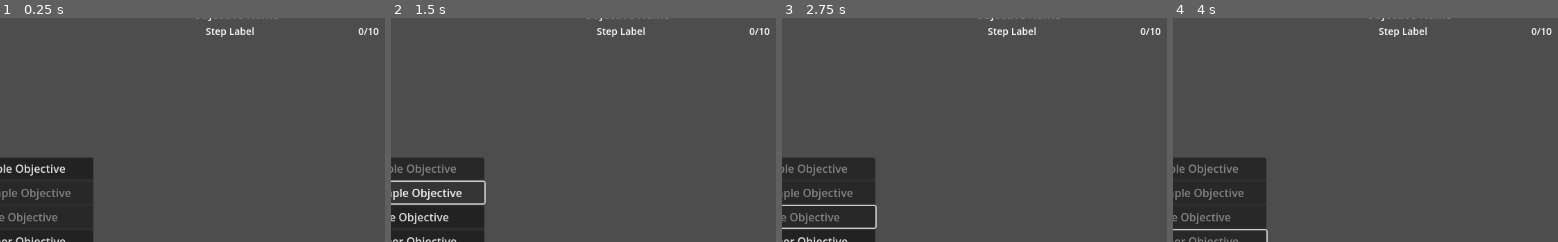
Above: before the commit, frames 1-4 (left to right).
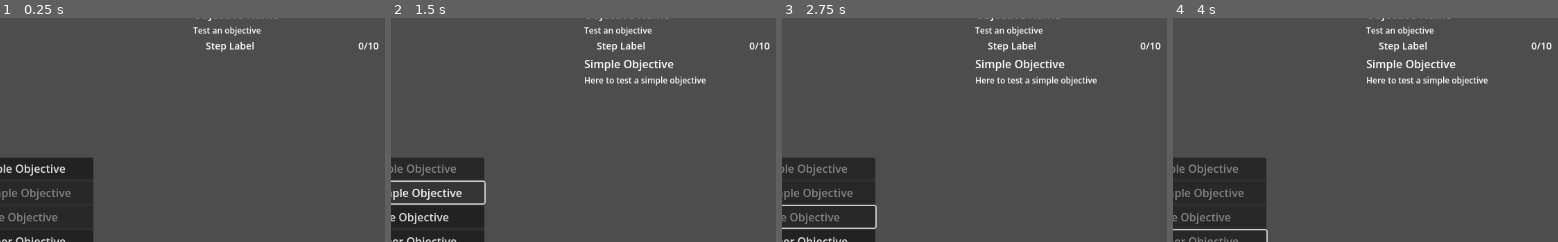
Above: after the commit, the same moments.

Repository: hamgoblin45/Fascism-Sim
Game: Godot game, scene res://Interface/objective_control.tscn
The game is run twice, just before and just after one commit, with the same random seed, the same clock (stepped at 60 frames per second) and the same inputs.
Inputs:
- Up to frame 1 (0.25 s): no input
- Up to frame 2 (1.5 s): click "Assign Simple Objective" at 0.5 s; click "Advance Simple Objective" at 1.25 s
- Up to frame 3 (2.75 s): click "Fail Simple Objective" at 2 s
- Up to frame 4 (4 s): click "Assign Gather Objective" at 2.75 s; tap Enter at 3.5 s
The pictures show only the part of the screen within x 50-100%, y 25-75%; the shares and areas given below are measured in that part.

The runs differ from the first frame. In frame 1, 0.8% of the frame differs, in the area x 50-99%, y 3-16%; in frame 2, 1.9%, in the area x 50-99%, y 3-31%; in frame 3, 1.9%; in frame 4, 1.9%.

Commit message:
More objectives set up and connections

Diff:
--- a/objectives/Data/Objectives/ObjectiveData.gd
+++ b/objectives/Data/Objectives/ObjectiveData.gd
@@ -7,5 +7,32 @@
 
 @export var step_datas: Array[ObjectiveStepData]
 
+var current_step: ObjectiveStepData
+
 var complete: bool = false
 var failed: bool = false
+
+@export var follow_up_objective: ObjectiveData
+
+
+func set_data():
+	current_step = step_datas[0] # Assign first step
+	EventBus.objective_assigned.emit(self)
+
+func advance_objective():
+	if !current_step:
+		current_step = step_datas[0]
+		return
+
+	var next_step_index: int = 0
+	for step in step_datas:
+		if current_step.id == step.id:
+			next_step_index = step_datas.find(step) + 1
+			break
+
+	if next_step_index >= step_datas.size():
+		EventBus.complete_objective.emit(self)
+		return
+
+	current_step = step_datas[next_step_index]
+	EventBus.objective_advanced.emit(self)
--- /dev/null
+++ b/objectives/Data/Objectives/ObjectiveStepMultiChoiceData.gd
@@ -0,0 +1,5 @@
+extends Node
+class_name ObjectiveStepMultiChoiceData
+## For when an objective step requires going to a specific location
+
+@export var choices: Array[ObjectiveStepData] # The potential next steps that can be chosen in this step
--- a/objectives/Interface/objective_control.tscn
+++ b/objectives/Interface/objective_control.tscn
@@ -9,7 +9,7 @@
 
 [sub_resource type="StyleBoxEmpty" id="StyleBoxEmpty_mdw3h"]
 
-[node name="ObjectiveControl" type="Control"]
+[node name="ObjectiveControlUI" type="Control"]
 layout_mode = 3
 anchors_preset = 15
 anchor_right = 1.0
--- a/objectives/Interface/objective_manager.gd
+++ b/objectives/Interface/objective_manager.gd
@@ -4,6 +4,35 @@
 
 func _ready() -> void:
 	EventBus.assign_objective.connect(_assign_objective)
+	EventBus.advance_objective.connect(_advance_objective)
+	EventBus.complete_objective.connect(_complete_objective)
+	EventBus.remove_objective.connect(_remove_objective)
 
 func _assign_objective(objective: ObjectiveData):
 	print("Assign objective %s received by ObjectiveManager" % objective)
+	# Check if objective is already assigned, completed, or failed
+	for obj in GameState.objectives:
+		if obj.id == objective.id:
+			print("Objective already exists in GameState")
+			return
+
+	objective.set_data()
+
+	GameState.objectives.append(objective) # Add to GameState to be saved
+
+
+
+func _advance_objective(objective: ObjectiveData):
+	print("Advancing objective %s received by ObjectiveManager" % objective)
+	for obj in GameState.objectives:
+		if obj.id == objective.id:
+			print("Objective match found for advance_objective in ObjectiveManager")
+			obj.advance_objective()
+
+
+func _complete_objective(objective: ObjectiveData):
+	pass
+
+
+func _remove_objective(objective: ObjectiveData):
+	pass
--- a/objectives/Interface/objective_step_ui.gd
+++ b/objectives/Interface/objective_step_ui.gd
@@ -7,7 +7,7 @@
 
 
 func set_step_data(step: ObjectiveStepData):
-	print("Setting setp data in objective_step_ui")
+	print("Setting step data in objective_step_ui")
 	step_data = step
 	step_label.text = step.text
 
--- a/objectives/Interface/objective_tracker_ui.gd
+++ b/objectives/Interface/objective_tracker_ui.gd
@@ -1,3 +1,17 @@
 extends PanelContainer
 
+
+const OBJECTIVE_UI = preload("uid://b4q0h7ka7r6wv")
+
+
 @onready var objective_container: VBoxContainer = %ObjectiveContainer
+
+
+func _ready():
+	EventBus.assign_objective.connect(_on_objective_assigned)
+
+func _on_objective_assigned(objective: ObjectiveData):
+	print("Objective assignment received by ObjectiveTrackerUI")
+	var objective_ui = OBJECTIVE_UI.instantiate()
+	objective_container.add_child(objective_ui)
+	objective_ui.set_objective_data(objective)
--- a/objectives/Interface/objective_ui.gd
+++ b/objectives/Interface/objective_ui.gd
@@ -5,18 +5,34 @@
 
 @export var objective_data: ObjectiveData
 
+@onready var objective_name: Label = %ObjectiveName
+@onready var objective_description: RichTextLabel = %ObjectiveDescription
+
 @onready var steps_container: VBoxContainer = %StepsContainer
 
 
+func set_objective_data(objective: ObjectiveData):
+	print("Setting objective data via ObjectiveUI")
+	# clear out any potential lingering steps
+	for child in steps_container.get_children():
+		child.queue_free()
 
+	objective_data = objective
+
+	# Set UI
+	objective_name.text = objective.name
+	objective_description.text = objective.description
+
+	EventBus.objective_advanced.connect(_on_step_advanced)
 
 func _set_current_step(step: ObjectiveStepData):
+	print("Setting current step via ObjectiveUI")
 	var new_step_ui = OBJECTIVE_STEP_UI.instantiate()
 	steps_container.add_child(new_step_ui)
 	new_step_ui.set_step_data(step)
 	# set step ui in its own code
 
-func _on_step_advanced(completed_step: ObjectiveStepData, next_step: ObjectiveStepData):
-	print("step advance acknowledged in objective_ui. Step: %s" % completed_step)
+func _on_step_advanced(objective: ObjectiveData):
+	print("step advance acknowledged in objective_ui. Objective: %s, Current Step: %s" % [objective, objective.current_step])
 
-	_set_current_step(next_step)
+	_set_current_step(objective_data.current_step)
--- a/objectives/Interface/objective_ui.tscn
+++ b/objectives/Interface/objective_ui.tscn
@@ -14,8 +14,17 @@
 layout_mode = 2
 
 [node name="ObjectiveName" type="Label" parent="ObjectiveVBox"]
+unique_name_in_owner = true
 layout_mode = 2
 text = "Objective Name"
+
+[node name="ObjectiveDescription" type="RichTextLabel" parent="ObjectiveVBox"]
+unique_name_in_owner = true
+layout_mode = 2
+theme_override_font_sizes/normal_font_size = 12
+bbcode_enabled = true
+text = "Test an objective"
+fit_content = true
 
 [node name="StepsContainer" type="VBoxContainer" parent="ObjectiveVBox"]
 unique_name_in_owner = true
--- a/objectives/Scripts/EventBus.gd
+++ b/objectives/Scripts/EventBus.gd
@@ -1,8 +1,16 @@
 extends Node
 
 
+# Request signals (when attempting)
+signal assign_objective(objective: ObjectiveData)
+signal advance_objective(objective: ObjectiveData)
+signal complete_objective(objective: ObjectiveData)
+signal turn_in_objective(objective: ObjectiveData)
+signal remove_objective(objective: ObjectiveData)
 
-signal assign_objective(objective: ObjectiveData)
-signal advance_objective(objective: ObjectiveData, current_step: ObjectiveStepData)
-signal complete_objective(objective: ObjectiveData)
-signal remove_objective(objective: ObjectiveData)
+# Confirmation signals (when succeeded)
+signal objective_assigned(objective: ObjectiveData)
+signal objective_advanced(objective: ObjectiveData)
+signal objective_completed(objective: ObjectiveData)
+signal objective_turned_in(objective: ObjectiveData)
+signal objective_removed(objective: ObjectiveData)
--- a/objectives/test_control.gd
+++ b/objectives/test_control.gd
@@ -33,7 +33,8 @@
 
 
 func _on_advance_simple_objective_pressed() -> void:
-	pass # Replace with function body.
+	var obj = TEST_SIMPLE_OBJECTIVE
+	EventBus.advance_objective.emit(obj)
 
 
 func _on_fail_simple_objective_pressed() -> void:
Not shown, added: objectives/Data/Objectives/ObjectiveStepMultiChoiceData.gd.uid
